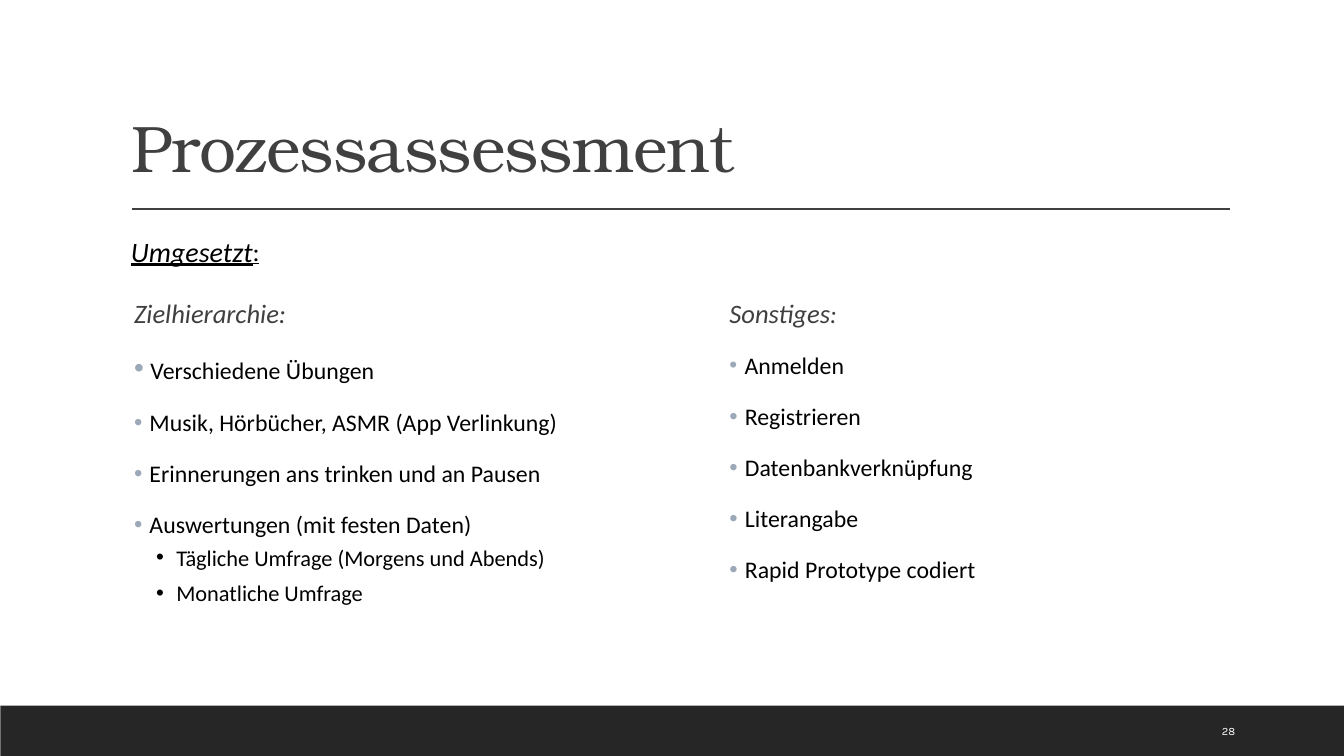
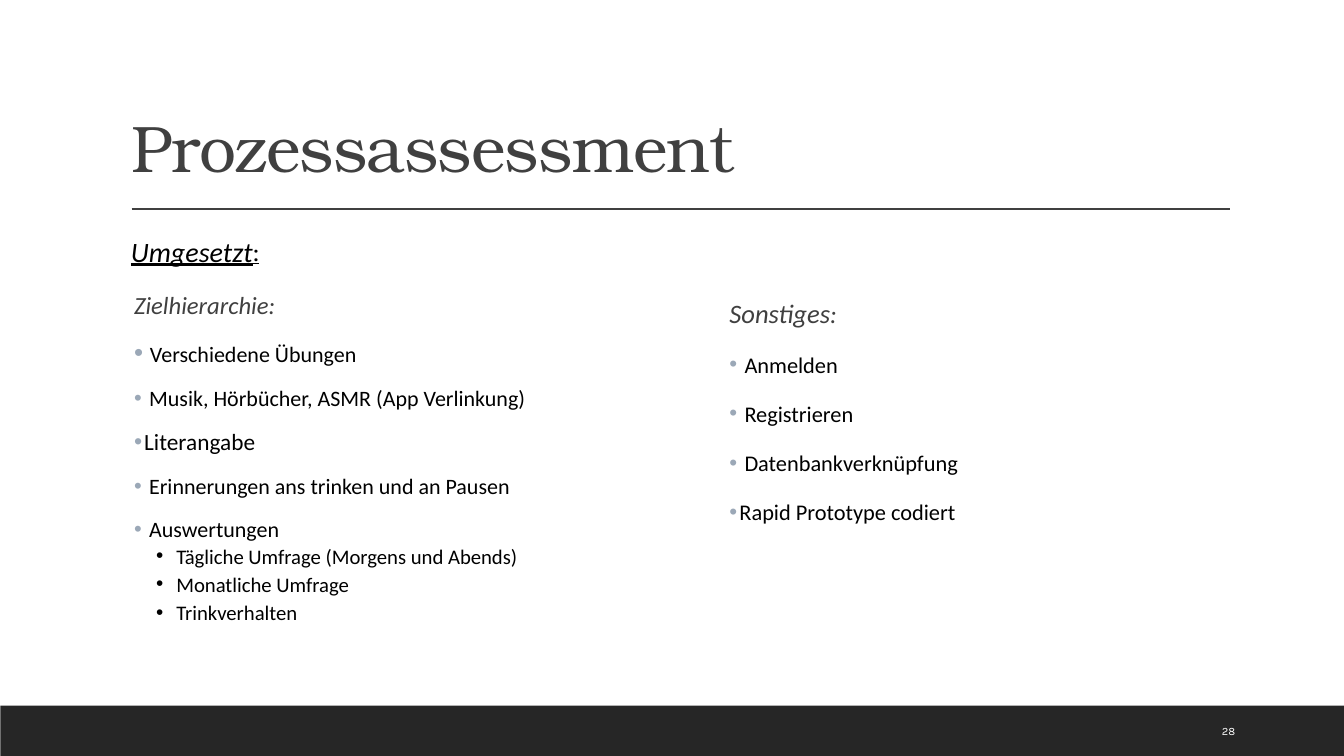
Before and after one commit to Kplacken/EPWS2020SerttasPlackenhohn, a slide deck: slide 28 of Audits/Audit 4/WS2020_SerttasPlackenhohn_Audit4.pptx. Drawn at 1344x756 pixels with LibreOffice and Linux fonts; fonts in the diff are those of the drawing. Boxes give left, top, right and bottom in pixels: in the first picture for what was removed or moved away, otherwise in the second. Text is boxed around its words. In the diff, an @@ line names an element or a change of style, - is before the commit and + after.

```diff
--- a/Audits/Audit 4/WS2020_SerttasPlackenhohn_Audit4.pptx
+++ b/Audits/Audit 4/WS2020_SerttasPlackenhohn_Audit4.pptx
@@ text at <box>134,297,525,596</box>: size 19 to 17.6 pt in "Zielhierarchie:"; size 17 to 15.7 pt in "Verschiedene Übungen", "Musik, Hörbücher, ASMR (App Verlinkung)", "Erinnerungen ans trinken und an Pausen"; size 16 to 14.8 pt in "Tägliche Umfrage (Morgens und Abends)", "Monatliche Umfrage"; line spacing 1.1 to 0.9; line spacing 1 to 0.8 @@
@@ text at <box>739,357,958,524</box>: size 17 to 16 pt in "Anmelden", "Registrieren", "Datenbankverknüpfung", "Rapid Prototype codiert" @@
@@ text at <box>144,434,255,454</box>: paragraph added @@
+• Literangabe
@@ text at <box>149,523,279,541</box>: text changed; size 17 to 15.7 pt @@
-• Auswertungen (mit festen Daten)
+• Auswertungen
@@ text at <box>745,510,858,531</box>: paragraph removed @@
-• Literangabe
@@ text at <box>176,605,297,620</box>: paragraph added @@
+  • Trinkverhalten
```
Also in this commit, not shown: 2 other slides changed.
